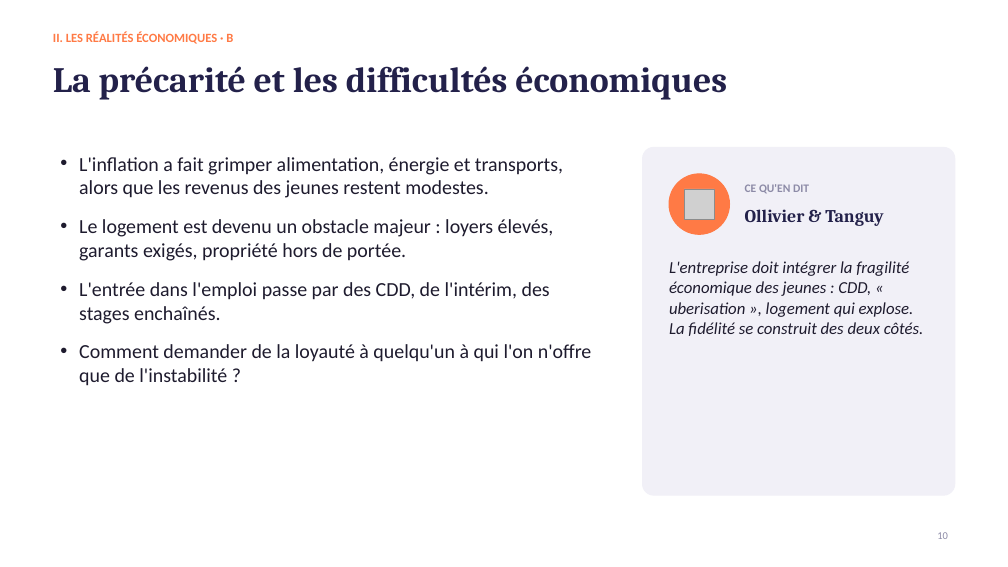
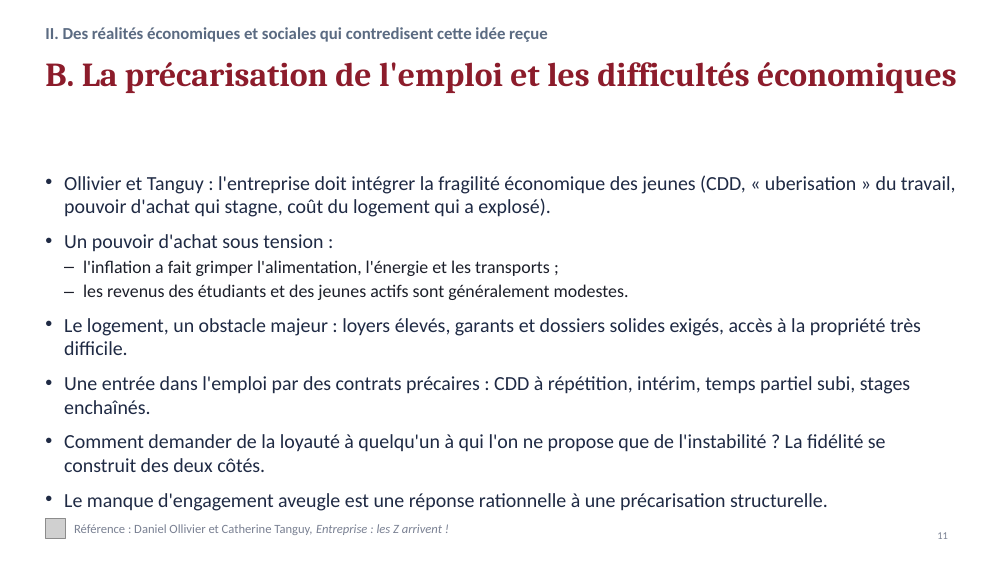
Before and after one commit to LibertadIA/main, a slide deck: slide 11 of Oral_Les_jeunes_et_le_travail.pptx (slide 10 before the commit). Drawn at 1008x567 pixels with LibreOffice and Linux fonts; fonts in the diff are those of the drawing; grey boxes stand for pictures. Boxes give left, top, right and bottom in pixels: in the first picture for what was removed or moved away, otherwise in the second. Text is boxed around its words. In the diff, an @@ line names an element or a change of style, - is before the commit and + after.

```diff
--- a/Oral_Les_jeunes_et_le_travail.pptx
+++ b/Oral_Les_jeunes_et_le_travail.pptx
@@ text at [45, 27, 548, 42]: text changed; size 12 to 16 pt; text colour #FF7A45 to #5B6B82 @@
-II. LES RÉALITÉS ÉCONOMIQUES · B
+II. Des réalités économiques et sociales qui contredisent cette idée reçue
@@ title at [45, 62, 957, 93]: text changed; size 34 to 32 pt; text colour #23214A to #8C1C2B @@
-La précarité et les difficultés économiques
+B. La précarisation de l'emploi et les difficultés économiques
@@ rounded rectangle removed at [643, 147, 955, 495] @@
@@ text at [64, 175, 956, 511]: text changed; text colour #1E1B2E to #1F2A44 @@
-• L'inflation a fait grimper alimentation, énergie et transports, alors que les revenus des jeunes restent modestes.
-• Le logement est devenu un obstacle majeur : loyers élevés, garants exigés, propriété hors de portée.
-• L'entrée dans l'emploi passe par des CDD, de l'intérim, des stages enchaînés.
-• Comment demander de la loyauté à quelqu'un à qui l'on n'offre que de l'instabilité ?
+• Ollivier et Tanguy : l'entreprise doit intégrer la fragilité économique des jeunes (CDD, « uberisation » du travail, pouvoir d'achat qui stagne, coût du logement qui a explosé).
+• Un pouvoir d'achat sous tension :
+  – l'inflation a fait grimper l'alimentation, l'énergie et les transports ;
+  – les revenus des étudiants et des jeunes actifs sont généralement modestes.
+• Le logement, un obstacle majeur : loyers élevés, garants et dossiers solides exigés, accès à la propriété très difficile.
+• Une entrée dans l'emploi par des contrats précaires : CDD à répétition, intérim, temps partiel subi, stages enchaînés.
+• Comment demander de la loyauté à quelqu'un à qui l'on ne propose que de l'instabilité ? La fidélité se construit des deux côtés.
+• Le manque d'engagement aveugle est une réponse rationnelle à une précarisation structurelle.
@@ ellipse removed at [669, 174, 730, 234] @@
@@ picture removed at [684, 189, 715, 219] @@
@@ text removed at [745, 184, 809, 194] @@
-CE QU'EN DIT
@@ text removed at [745, 209, 883, 226] @@
-Ollivier & Tanguy
@@ text removed at [669, 261, 924, 336] @@
-L'entreprise doit intégrer la fragilité économique des jeunes : CDD, « uberisation », logement qui explose. La fidélité se construit des deux côtés.
@@ picture added at [45, 519, 65, 538] @@
@@ text added at [74, 524, 442, 535], 12 pt, text #7A8193 @@
+Référence : Daniel Ollivier et Catherine Tanguy, Entreprise : les Z arrivent !
@@ page number at [937, 532, 948, 539]: text changed; text colour #8D8BA7 to #7A8193 @@
-10
+11
```
Also in this commit, not shown: 9 other slides changed, 9 slides added, 6 slides removed.
